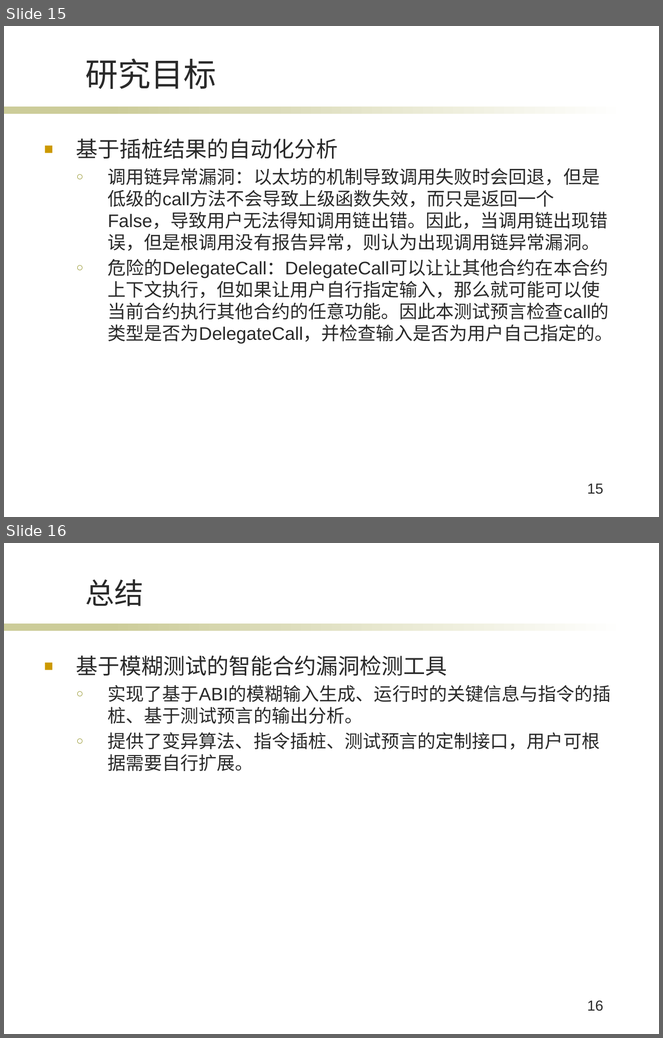
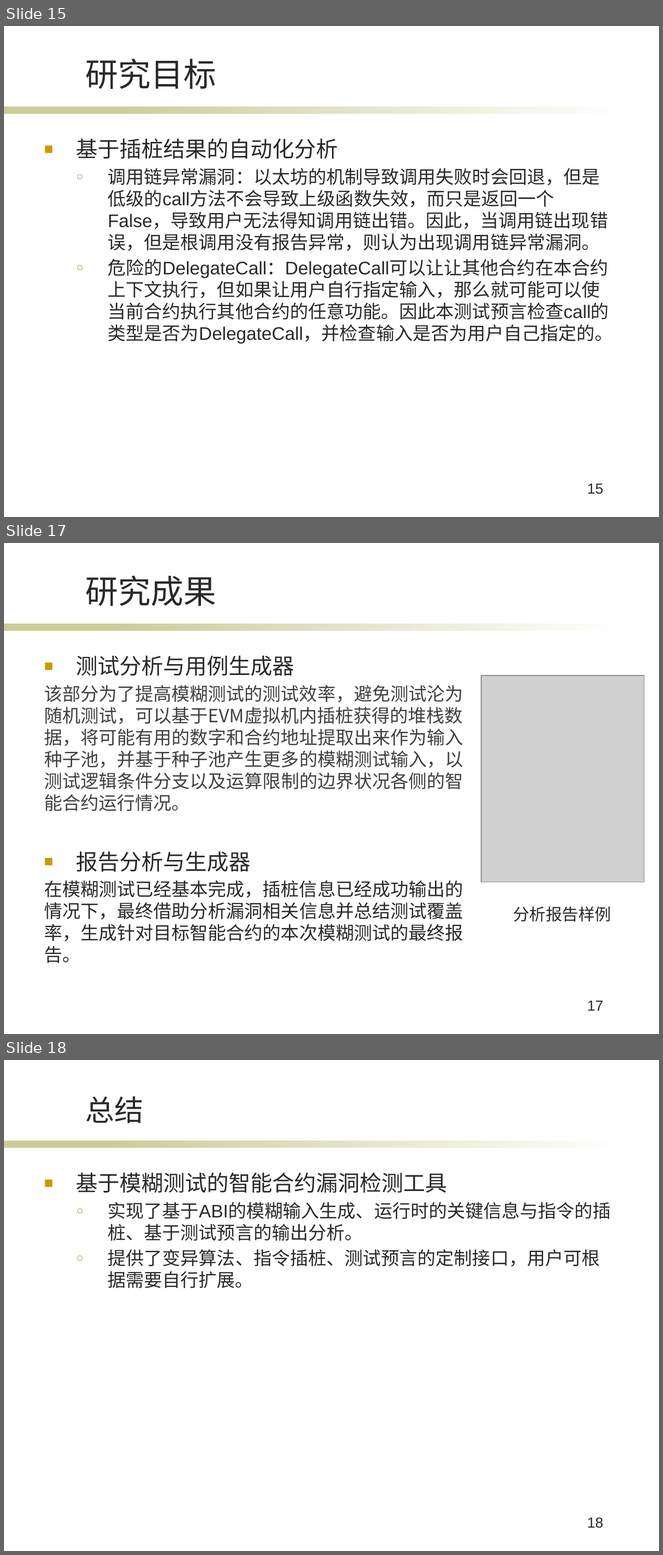
Before and after one commit to Chirachiino/ChainHacker, a slide deck: pre.pptx. Shown one above the other, each under a label of ours: slides 15 and 16 before the commit, slides 15, 17 and 18 after it; the slides between them are not shown. The pictures are 663x1038 and 663x1555 pixels, drawn with LibreOffice and Linux fonts; fonts in the diff are those of the drawing; grey boxes stand for pictures; background and template pictures are left out. Boxes give left, top, right and bottom in pixels: in the first picture for what was removed or moved away, otherwise in the second. Text is boxed around its words. In the diff, an @@ line names an element or a change of style, - is before the commit and + after.

```diff
--- a/pre.pptx
+++ b/pre.pptx
@@ slide 17 added at bbox=[4, 543, 659, 1034], background #FFFFFF; not listed: 2 template elements that a slide beside it also shows @@
@@ title added at bbox=[85, 576, 216, 606], 36 pt, text #292929 @@
+研究成果
@@ text added at bbox=[44, 655, 464, 963], 20 pt, text #404040 @@
+■ 测试分析与用例生成器
+该部分为了提高模糊测试的测试效率，避免测试沦为随机测试，可以基于EVM虚拟机内插桩获得的堆栈数据，将可能有用的数字和合约地址提取出来作为输入种子池，并基于种子池产生更多的模糊测试输入，以测试逻辑条件分支以及运算限制的边界状况各侧的智能合约运行情况。
+■ 报告分析与生成器
+在模糊测试已经基本完成，插桩信息已经成功输出的情况下，最终借助分析漏洞相关信息并总结测试覆盖率，生成针对目标智能合约的本次模糊测试的最终报告。
@@ picture added at bbox=[482, 676, 645, 882] @@
@@ text added at bbox=[513, 906, 611, 922], 18 pt, text #292929 @@
+分析报告样例
@@ page number added at bbox=[587, 1001, 604, 1011], 16 pt, text #292929 @@
+17
@@ what was slide 16 is now slide 18 @@
@@ page number at bbox=[587, 1518, 604, 1529]: text changed @@
-16
+18
```
Also in this commit, not shown: 1 other slide added, 2 other files.
